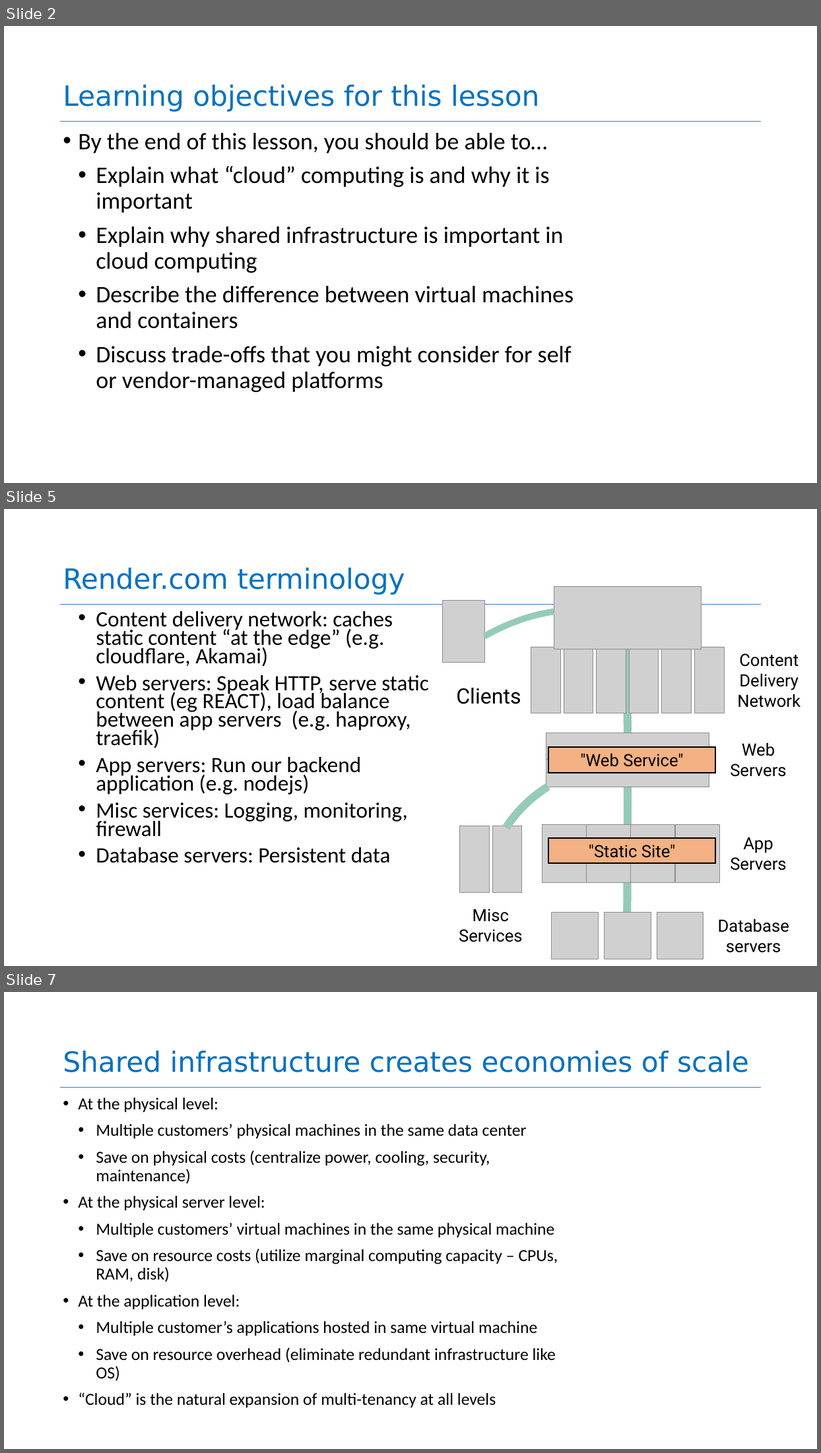
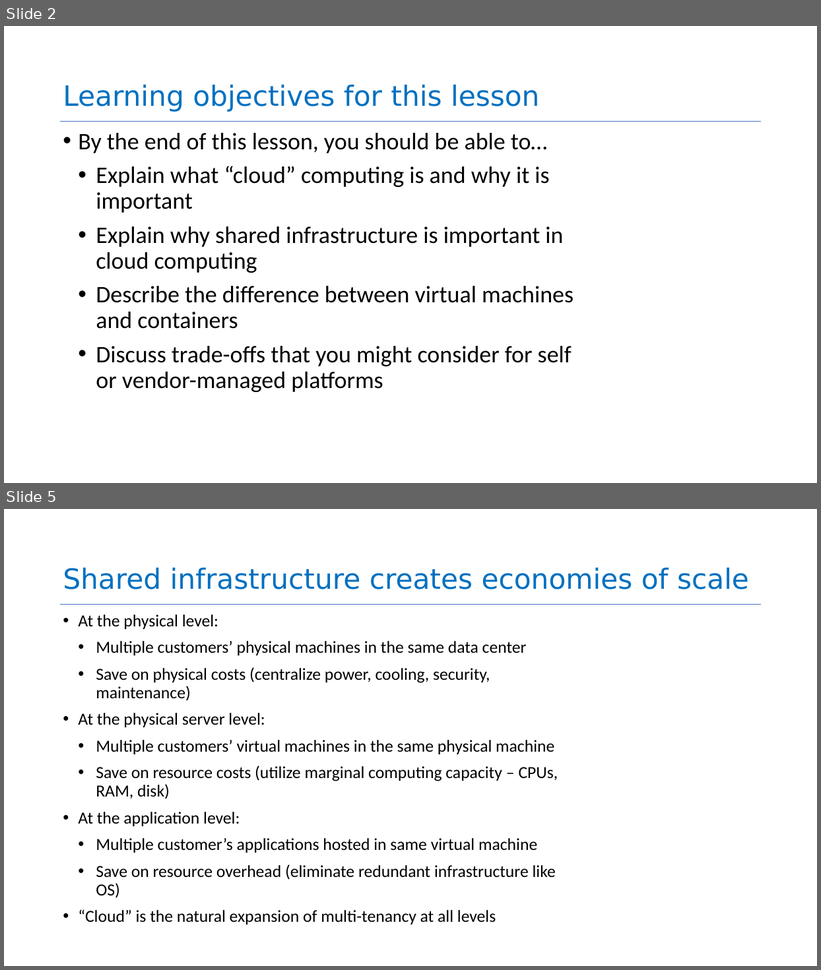
Before and after one commit to neu-se/CS4530-Spring-2026, a slide deck: Slides/Module 14 Principles and Tech for Cloud.pptx. Shown one above the other, each under a label of ours: slides 2, 5 and 7 before the commit, slides 2 and 5 after it; the slides between them are not shown. The pictures are 821x1453 and 821x970 pixels, drawn with LibreOffice and Linux fonts; fonts in the diff are those of the drawing; grey boxes stand for pictures. Boxes give left, top, right and bottom in pixels: in the first picture for what was removed or moved away, otherwise in the second. Text is boxed around its words. In the diff, an @@ line names an element or a change of style, - is before the commit and + after.

```diff
--- a/Slides/Module 14 Principles and Tech for Cloud.pptx
+++ b/Slides/Module 14 Principles and Tech for Cloud.pptx
@@ slide 5 removed at (x1=4, y1=509, x2=817, y2=966), background #FFFFFF; not listed: 1 template element that a slide beside it also shows @@
@@ title removed at (x1=63, y1=567, x2=405, y2=595) @@
-Render.com terminology
@@ picture removed at (x1=554, y1=586, x2=701, y2=649) @@
@@ picture removed at (x1=442, y1=600, x2=484, y2=662) @@
@@ text removed at (x1=96, y1=611, x2=429, y2=863) @@
-  • Content delivery network: caches static content “at the edge” (e.g. cloudflare, Akamai)
-  • Web servers: Speak HTTP, serve static content (eg REACT), load balance between app servers (e.g. haproxy, traefik)
-  • App servers: Run our backend application (e.g. nodejs)
-  • Misc services: Logging, monitoring, firewall
-  • Database servers: Persistent data
@@ freeform shape removed at (x1=484, y1=612, x2=554, y2=636) @@
@@ freeform shape removed at (x1=627, y1=646, x2=628, y2=913) @@
@@ group removed at (x1=531, y1=647, x2=724, y2=714): 6 pictures @@
@@ text removed at (x1=737, y1=654, x2=801, y2=708) @@
-Content Delivery Network
@@ text removed at (x1=456, y1=688, x2=521, y2=704) @@
-Clients
@@ text removed at (x1=730, y1=743, x2=786, y2=777) @@
-Web Servers
@@ rectangle removed at (x1=548, y1=747, x2=715, y2=773) @@
-"Web Service"
@@ group removed at (x1=546, y1=733, x2=709, y2=787): 4 pictures @@
@@ freeform shape removed at (x1=506, y1=787, x2=548, y2=828) @@
@@ group removed at (x1=542, y1=824, x2=719, y2=883): 4 pictures @@
@@ picture removed at (x1=459, y1=826, x2=489, y2=892) @@
@@ picture removed at (x1=492, y1=826, x2=521, y2=892) @@
@@ rectangle removed at (x1=548, y1=838, x2=715, y2=863) @@
-"Static Site"
@@ text removed at (x1=730, y1=837, x2=786, y2=871) @@
-App Servers
@@ text removed at (x1=459, y1=909, x2=523, y2=943) @@
-Misc Services
@@ picture removed at (x1=552, y1=913, x2=598, y2=959) @@
@@ picture removed at (x1=604, y1=913, x2=650, y2=959) @@
@@ picture removed at (x1=657, y1=913, x2=703, y2=959) @@
@@ text removed at (x1=718, y1=919, x2=789, y2=953) @@
-Database servers
@@ what was slide 7 is now slide 5 @@
```
Also in this commit, not shown: 3 slides changed, 1 slide added, 1 other slide removed, 1 other file.
